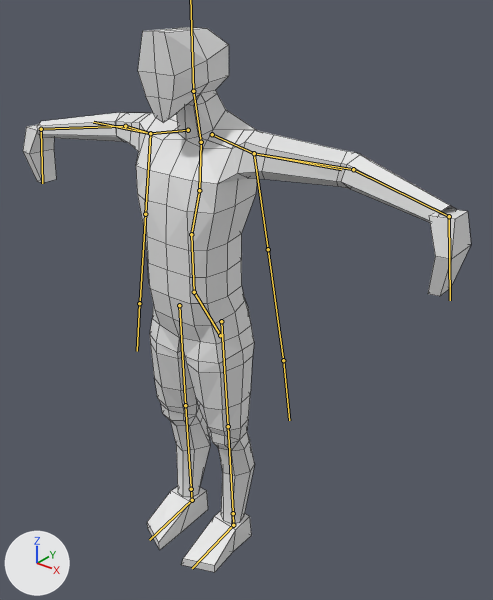
One commit to the Blender file blender_files/def_male.blend: the scene before it, then after it.
One viewpoint serves both versions: a camera (50 mm lens) standing at (1.305, -1.356, 1.852) and looking at (0.101, 0.149, 0.918). Arrows for +X, +Y and +Z are at lower left; the lights stay in place. Both versions are drawn at frame 1 of the action 'START_POSE'; the numbers are the values there. The bones that bend it are drawn over the model as lines. Mesh edges are drawn as thin lines.

In view in the first picture: 'M_DEF_ARMS', 'M_DEF_HEAD', 'M_DEF_LEGS', 'M_DEF_TORSO'.
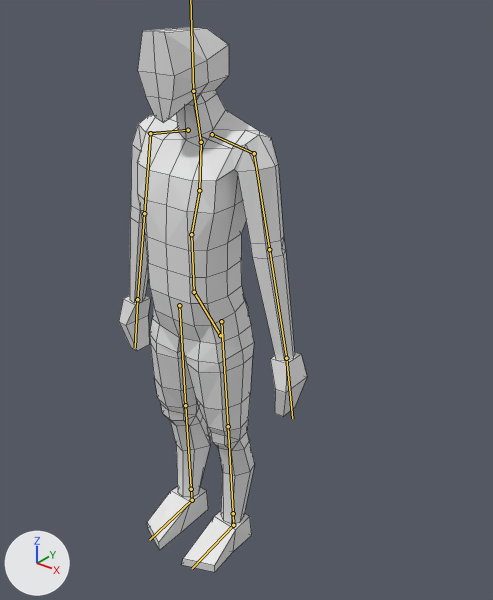
Location of each change, (x1, y1, x2, y2) in pixels of the pictures (493 x 600 px):
'M_DEF_ARMS', posed (58% narrower, 63% taller): before (23, 112, 471, 296); after (119, 115, 307, 416)
'M_DEF_TORSO', posed: before (136, 110, 257, 304); after (137, 110, 259, 304)

Diff of the bpy script that builds the scene:
```diff
--- a/blender_files/def_male.blend.py
+++ b/blender_files/def_male.blend.py
@@ bone_arm_ik_l @@
 bone_arm_ik_l = bpy.data.objects['Armature'].pose.bones['Arm_IK.L']  # child of 'Root'
-bone_arm_ik_l.location = (-0.048, 0.0, -0.059)
+bone_arm_ik_l.location = (-0.479, 0.0, -0.586)
@@ bone_arm_t_l @@
 bone_arm_t_l = bpy.data.objects['Armature'].pose.bones['Arm_T.L']  # child of 'Root'
-bone_arm_t_l.location = (-0.019, 0.0, -0.031)
+bone_arm_t_l.location = (-0.194, 0.0, -0.309)
@@ bone_arm_t_r @@
 bone_arm_t_r = bpy.data.objects['Armature'].pose.bones['Arm_T.R']  # child of 'Root'
-bone_arm_t_r.location = (0.019, 0.0, -0.031)
+bone_arm_t_r.location = (0.194, 0.0, -0.309)
@@ bone_arm_ik_r @@
 bone_arm_ik_r = bpy.data.objects['Armature'].pose.bones['Arm_IK.R']  # child of 'Root'
-bone_arm_ik_r.location = (0.048, 0.0, -0.059)
+bone_arm_ik_r.location = (0.479, 0.0, -0.586)
```
